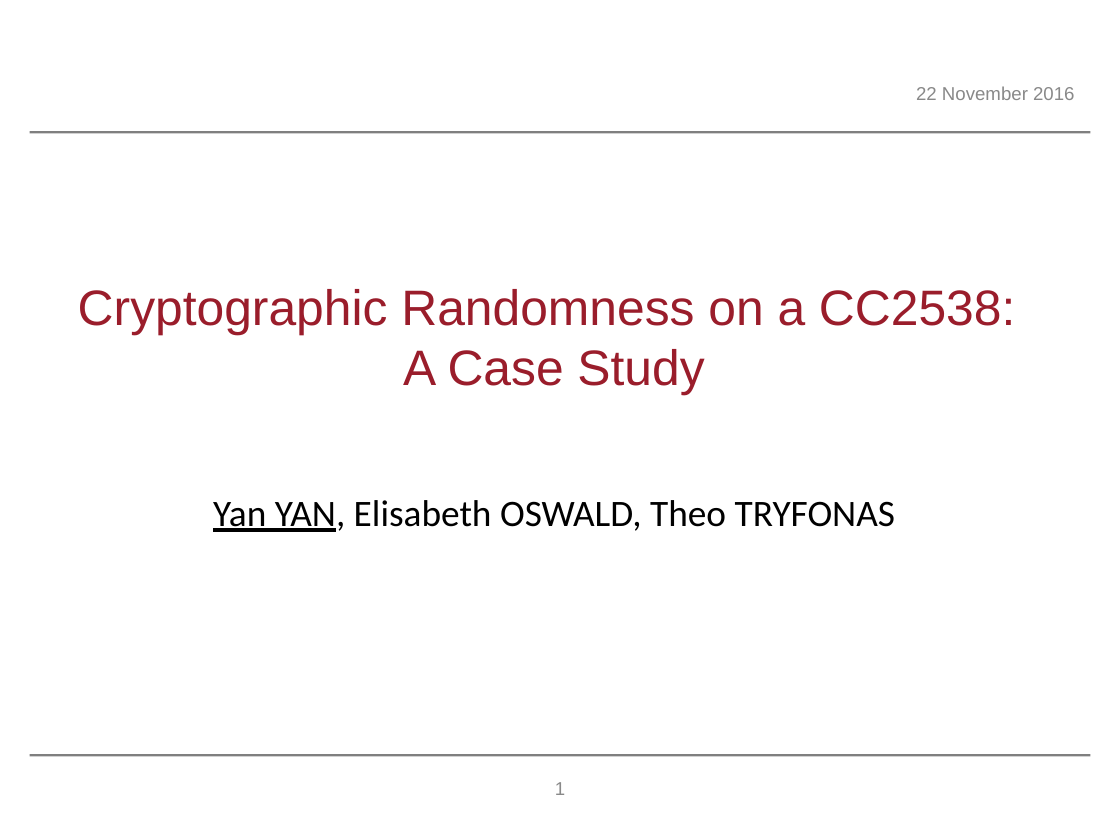
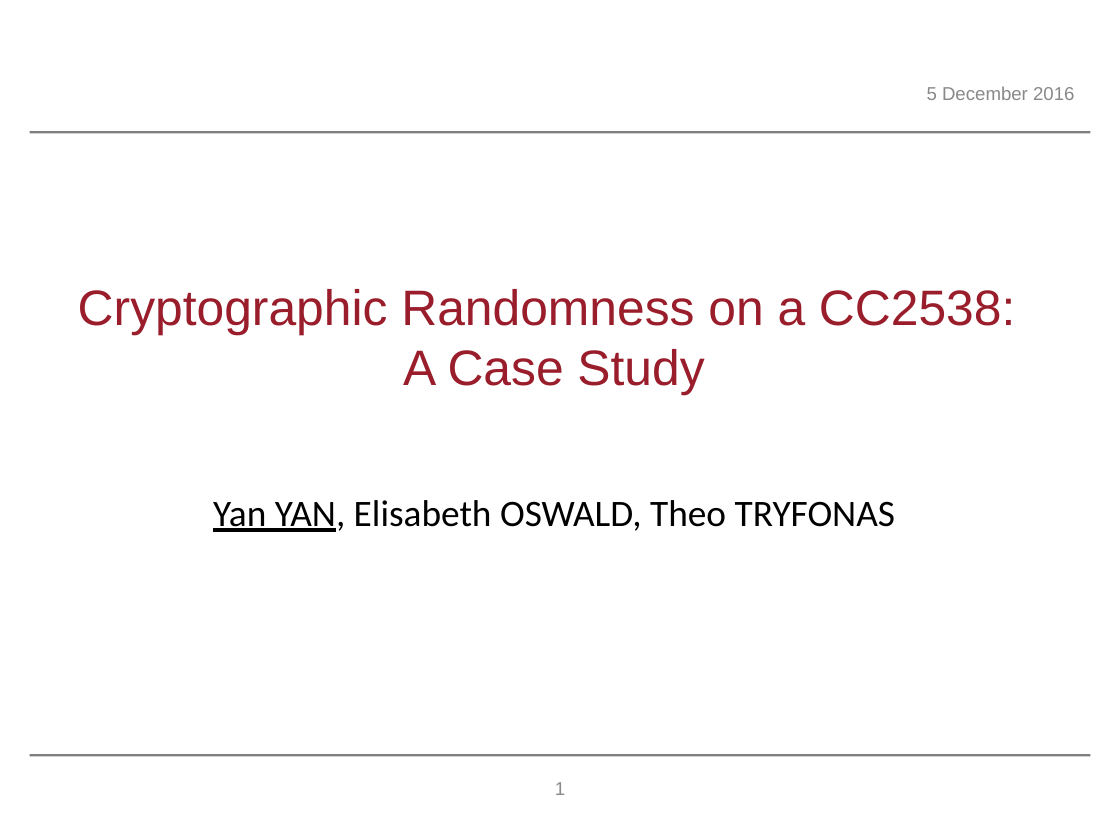
Before and after one commit to Salties/MI-Side-Channel-DTLS, a slide deck: slide 1 of Writings/Cryptographic_Randomness_On_A_CC2538/slides/wifs2016.odp. Drawn at 1120x840 pixels with LibreOffice and Linux fonts; fonts in the diff are those of the drawing; background and template pictures are left out. Boxes give left, top, right and bottom in pixels: in the first picture for what was removed or moved away, otherwise in the second. Text is boxed around its words. In the diff, an @@ line names an element or a change of style, - is before the commit and + after.

```diff
--- a/Writings/Cryptographic_Randomness_On_A_CC2538/slides/wifs2016.odp
+++ b/Writings/Cryptographic_Randomness_On_A_CC2538/slides/wifs2016.odp
@@ text at (x1=927, y1=86, x2=1074, y2=100): text changed @@
-22 November 2016
+5 December 2016
```
Also in this commit, not shown: 1 other slide changed.
